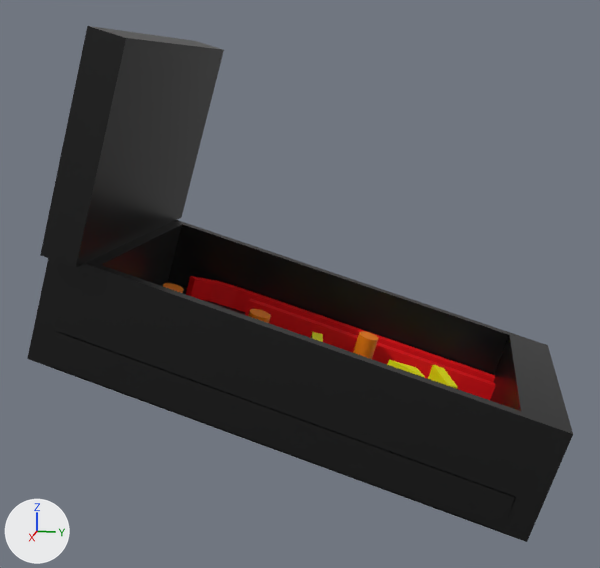
Two versions of the Blender file Models/pinball table.blend, one commit apart.
Rendered twice from a camera (50 mm lens) standing at (73.8, 17.3, 36.9) and looking at (0.1, 2.6, 18.5). The lights are fixed; the arrows at lower left show +X, +Y and +Z.
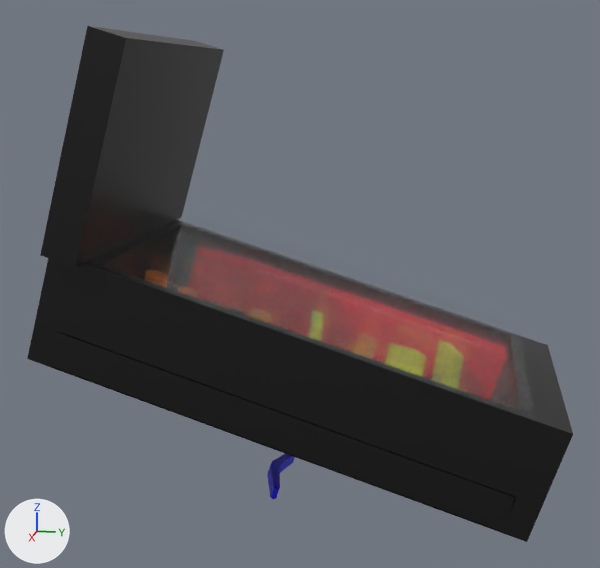
Pixel boxes (x1, y1, x2, y2) of what changed, in the pictures (600 x 568 px; the box of a moved part takes in the faces that stretch with it):
'Cube.001', added
    after: (87, 219, 536, 418)
'Flipper.R', added
    after: (267, 464, 280, 499)
'Flipper.L', added
    after: (271, 454, 295, 473)
part 1 of me_cube, moved or reshaped (not visible afterwards)
    before: (353, 331, 379, 359)
part 2 of me_cube, rebuilt (not visible afterwards)
    before: (428, 365, 458, 389)
part 3 of me_cube, rebuilt (not visible afterwards)
    before: (387, 360, 425, 378)
part 4 of me_cube, deleted
    before: (163, 283, 184, 293)
part 5 of me_cube, built on
    before: (311, 332, 323, 342)

Diff of the bpy script that builds the scene:
```diff
--- a/Models/pinball table.blend.py
+++ b/Models/pinball table.blend.py
@@ mat_material_004 @@
 mat_material_004 = principled_material('Material.004')
-mat_material_004.base_color = (0.00537, 0.0, 0.8)  # blue #1000e7
+mat_material_004.base_color = (1.0, 1.0, 1.0)  # white #ffffff
+mat_material_004.transmission_weight = 1.0
+mat_material_004.roughness = 0.0
+mat_material_004.alpha = 0.1
@@ me_cube @@
 # used by ob_cube; location = (0.0, 0.0, 3.86); rotation_euler = (-0.288, 0.0, 0.0), in degrees (-17, 0, 0); scale = (5.67, 11.2, -2.51)
 # verts and faces of me_cube; kept vertices keep their numbers, new ones are numbered from 716
-me_cube.from_pydata(...)  # 716 vertices, 394 faces, 1 loose edge; spans x -2.34..2.22, y -1.91..2.09, z -12.84..-1.43
+me_cube.from_pydata(...)  # 776 vertices, 481 faces, 1 loose edge; spans x -2.34..2.22, y -1.91..2.09, z -12.84..-1.43
+# me_cube part 1: the loose piece of 64 vertices spanning x -1.07..-0.7, y 0.43..0.61, z -4.17..-2.84 is moved by (0.12, 0.0, 0.0)
+# me_cube part 2: the loose piece of 8 vertices spanning x -1.34..-0.47, y 1.14..1.38, z -3.65..-2.32 is rebuilt with 8 vertices and now spans x -1.36..-0.71, y 1.11..1.44, z -4.72..-2.08
+# me_cube part 3: the loose piece of 6 vertices spanning x -0.79..-0.48, y 0.75..1.09, z -3.65..-2.32 is rebuilt with 6 vertices and now spans x -0.99..-0.63, y 0.71..1.1, z -4.29..-2.29
+# me_cube part 4: the loose piece of 64 vertices spanning x -0.94..-0.57, y -1.39..-1.21, z -3.5..-2.17 is deleted
+# me_cube part 5
+for i in [374, 375, 376]: verts[i] += (0.0, -0.06, -0.85)
+for i in [378, 379, 381]: verts[i] += (0.0, -0.02, -0.37)
+verts[377] = (-0.78, -0.02, -4.5)  # moved
+verts[380] = (0.33, 0.59, -4.02)  # moved
+verts[748] = (1.43, 1.01, -2.3)
+verts[749] = (1.11, 1.08, -2.36)
+verts[750] = (1.39, 0.76, -2.3)
+verts[751] = (1.16, 1.01, -4.69)
+verts[752] = (1.43, 0.69, -4.63)
+verts[753] = (1.47, 0.94, -4.63)
+faces += [(748, 749, 750), (751, 753, 752), (749, 751, 752, 750), (748, 750, 752, 753), (748, 753, 751, 749)]  # mat_material_003 (yellow #e7e400)
 me_cube.materials.append(mat_material)
@@ me_cube @@
 me_cube.materials.append(mat_material_003)
-me_cube.materials.append(mat_material_004)  # blue #1000e7
@@ me_cube_001 @@
+me_cube_001.from_pydata([(1.94, 1.72, -5.22), (1.94, -1.89, -5.22), (-2.06, -1.89, -5.22), (-2.06, 1.72, -5.22), (-2.08, 1.71, -5.49), (1.92, -1.9, -5.49), (1.92, 1.71, -5.49), (-2.08, -1.9, -5.49)], [], [(0, 3, 2, 1), (0, 1, 5, 6), (6, 5, 7, 4), (2, 3, 4, 7), (3, 0, 6, 4), (1, 2, 7, 5)])
+me_cube_001.materials.append(mat_material_004)  # white #ffffff
@@ ob_flipper_r @@
+ob_flipper_r = bpy.data.objects.new('Flipper.R', me_cube_004)  # 32 vertices, 17 faces; spans x -0.624..0.004, y -0.026..0.108, z 0.0..0.382; in mat_material_005 (blue #0004e7); modifiers SOLIDIFY
+ob_flipper_r.location = (0.0, 0.0, 0.0)
+ob_flipper_r.rotation_euler = (-0.288, 0.0, 0.0)  # degrees (-17, 0, 0)
+ob_flipper_r.scale = (-6.81, 13.4, -3.02)
@@ ob_flipper_l @@
+ob_flipper_l = bpy.data.objects.new('Flipper.L', me_cube_003)  # 32 vertices, 17 faces; spans x -0.624..0.004, y -0.026..0.108, z 0.0..0.382; in mat_material_005 (blue #0004e7); modifiers SOLIDIFY
+ob_flipper_l.location = (0.0, 0.0, 0.0)
+ob_flipper_l.rotation_euler = (-0.288, 0.0, 0.0)  # degrees (-17, 0, 0)
+ob_flipper_l.scale = (6.81, 13.4, -3.02)
@@ ob_cube_001 @@
+ob_cube_001 = bpy.data.objects.new('Cube.001', me_cube_001)  # modifiers SOLIDIFY
+ob_cube_001.location = (0.0, 2.09, 3.86)
+ob_cube_001.rotation_euler = (-0.288, 0.0, 0.0)  # degrees (-17, 0, 0)
+ob_cube_001.scale = (5.45, 10.7, -2.41)
```
